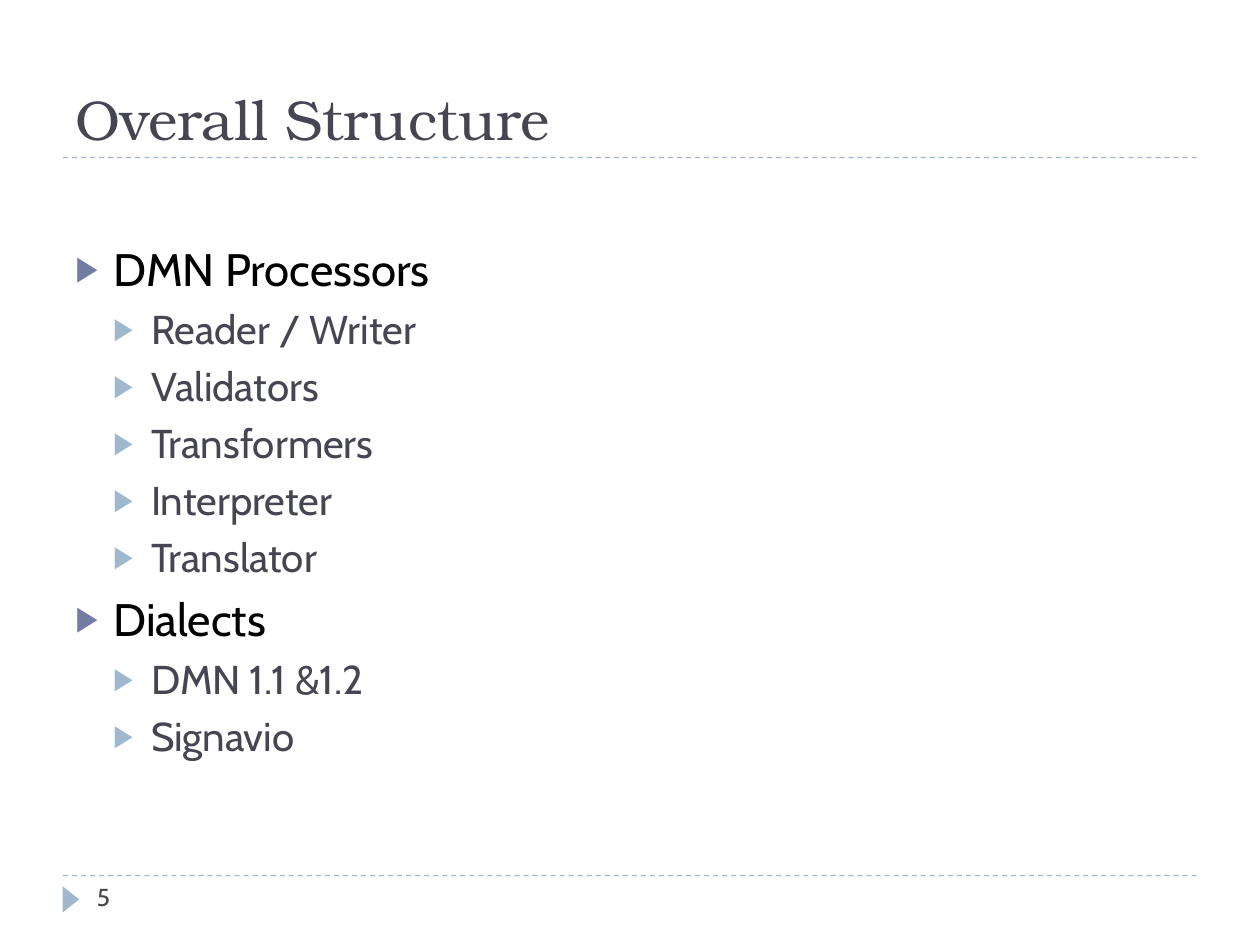
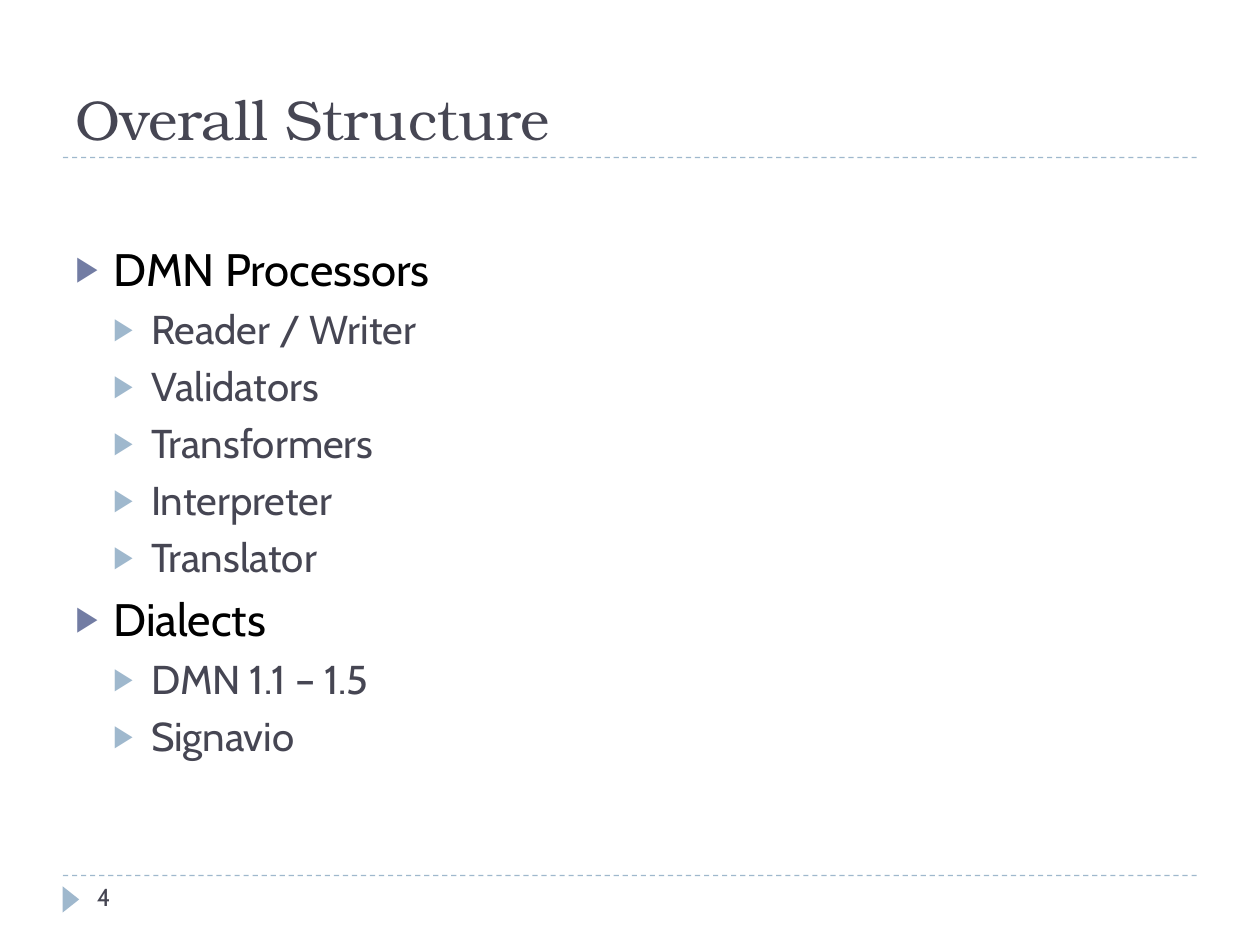
Before and after one commit to goldmansachs/jdmn, a slide deck: slide 4 of docs/jDMN.pptx (slide 5 before the commit). Drawn at 1260x945 pixels with LibreOffice and Linux fonts; fonts in the diff are those of the drawing. Boxes give left, top, right and bottom in pixels: in the first picture for what was removed or moved away, otherwise in the second. Text is boxed around its words. In the diff, an @@ line names an element or a change of style, - is before the commit and + after.

Commit message:
Documentation: Add overall documentation

```diff
--- a/docs/jDMN.pptx
+++ b/docs/jDMN.pptx
@@ text at (151, 666, 368, 695): text changed @@
-  ▶ DMN 1.1 &1.2
+  ▶ DMN 1.1 – 1.5
@@ page number at (97, 889, 111, 906): text changed @@
-5
+4
```
Also in this commit, not shown: 5 other slides changed, 4 slides added, 3 slides removed, 2 other files.
